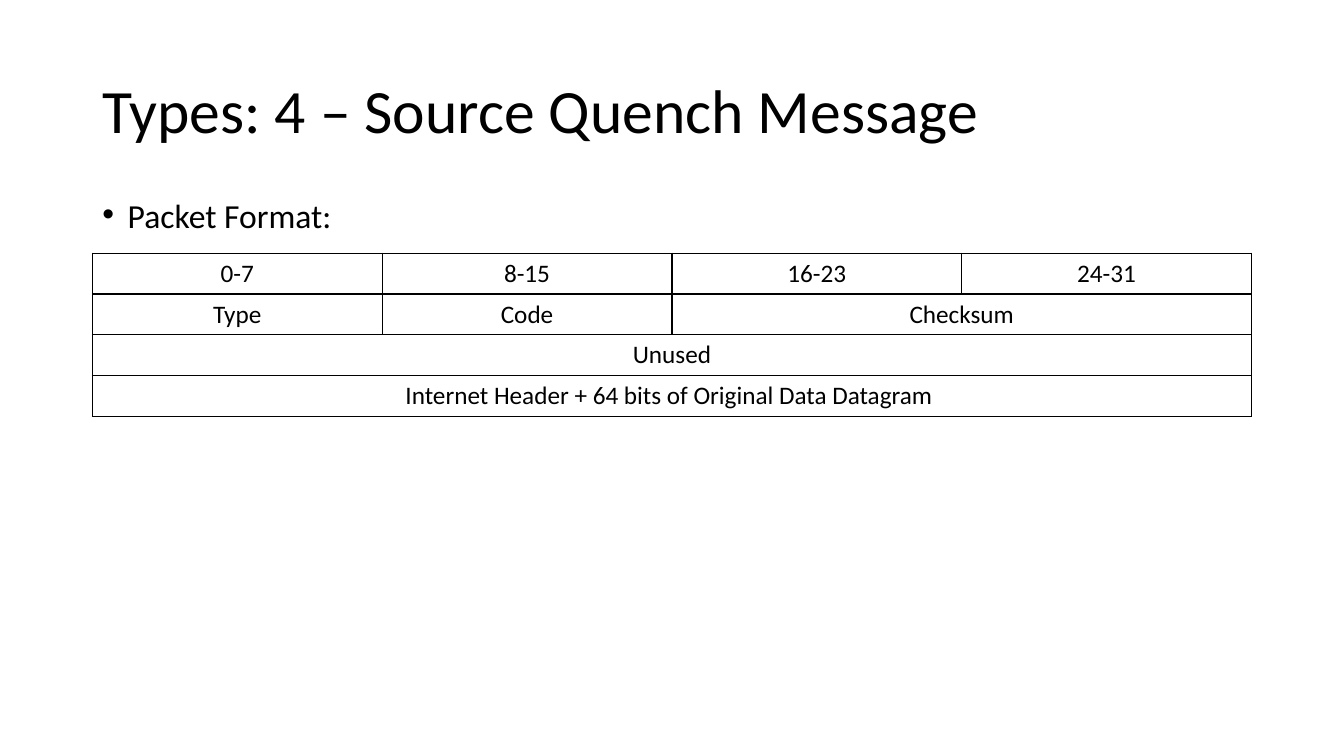
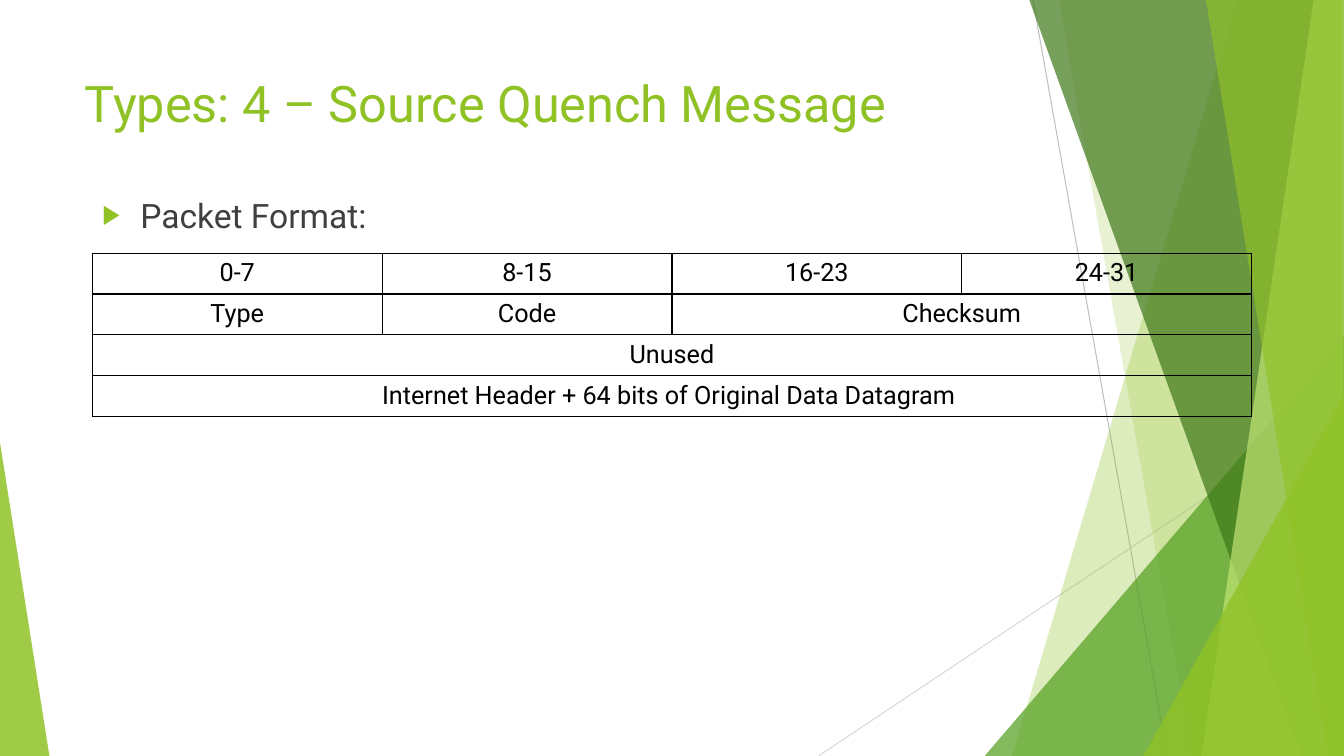
Before and after one commit to shirasael/20588, a slide deck: slide 13 of raw socket & libpcap & icmp.pptx. Drawn at 1344x756 pixels with LibreOffice and Linux fonts; fonts in the diff are those of the drawing. Boxes give left, top, right and bottom in pixels: in the first picture for what was removed or moved away, otherwise in the second. Text is boxed around its words. In the diff, an @@ line names an element or a change of style, - is before the commit and + after.

```diff
--- a/raw socket & libpcap & icmp.pptx
+++ b/raw socket & libpcap & icmp.pptx
@@ title "Types: 4 – Source Quench ...": place and size @@
-title "Types: 4 – Source Quench ..." at box(102, 90, 978, 144)
+title "Types: 4 – Source Quench ..." at box(85, 84, 886, 133)
@@ title "Types: 4 – Source Quench ..." at box(85, 84, 886, 133): size 44 to 36 pt, font Calibri to Roboto, text colour #000000 to #90C226; line spacing 0.9 to 1; vertical alignment middle to top @@
@@ text "Packet Format:" at box(140, 203, 367, 229): font Calibri to Roboto, text colour #000000 to #404040; bullet • to ▶ @@
@@ table at box(93, 253, 1254, 416) @@
@@ font Calibri to Roboto @@
@@ group added at box(0, 0, 1344, 756): 5 freeform shapes, 3 triangles, 2 lines @@
```
Also in this commit, not shown: 18 other slides changed, 1 other file.
